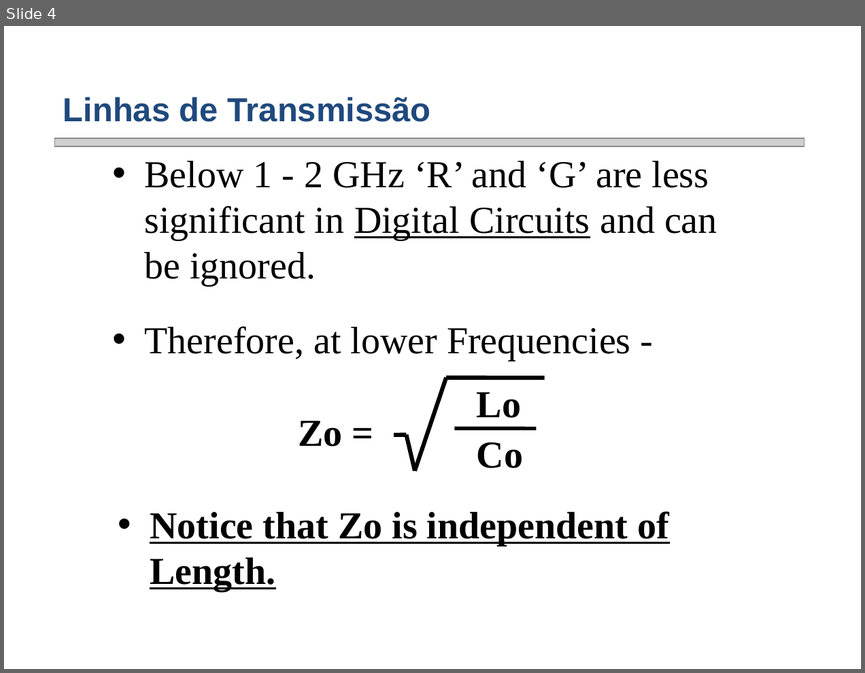
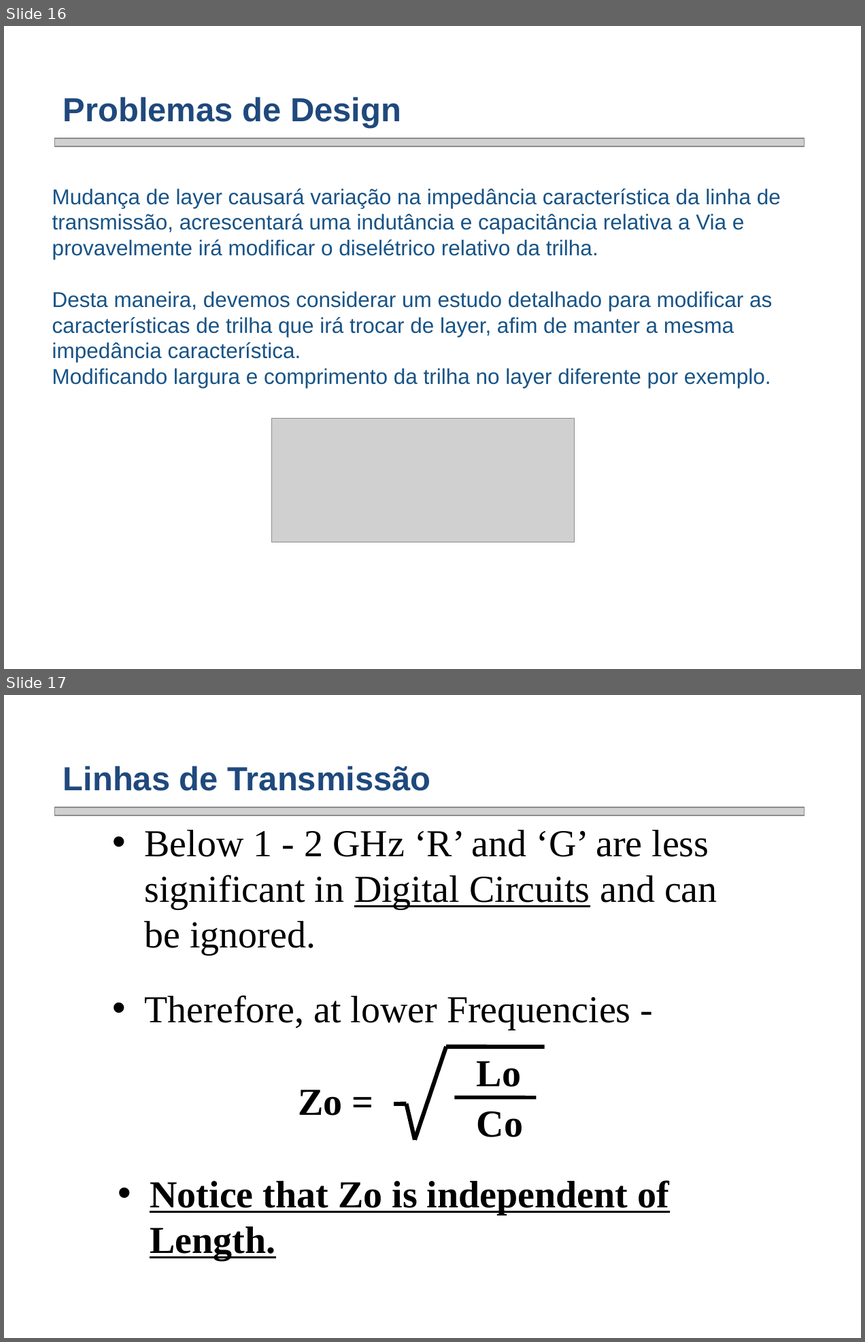
Before and after one commit to smarley2/PSE, a slide deck: Apresentação PSE/Transmission Lines PCB signal Integrity-draft.pptx. Shown one above the other, each under a label of ours: slide 4 before the commit, slides 16 and 17 after it. The pictures are 865x673 and 865x1342 pixels, drawn with LibreOffice and Linux fonts; fonts in the diff are those of the drawing; grey boxes stand for pictures; background and template pictures are left out. Boxes give left, top, right and bottom in pixels: in the first picture for what was removed or moved away, otherwise in the second. Text is boxed around its words. In the diff, an @@ line names an element or a change of style, - is before the commit and + after.

Commit message:
Atualizado apresentação. adicionado programa para simular a linha de transmissão.

```diff
--- a/Apresentação PSE/Transmission Lines PCB signal Integrity-draft.pptx
+++ b/Apresentação PSE/Transmission Lines PCB signal Integrity-draft.pptx
@@ slide 16 added at (4,26,861,669), background picture (left out) @@
@@ text added at (63,97,401,128), 28 pt, text #1F497D, bold @@
+Problemas de Design
@@ picture added at (54,138,804,147) @@
@@ text added at (52,188,781,388), 18 pt, text #175386 @@
+  Mudança de layer causará variação na impedância característica da linha de transmissão, acrescentará uma indutância e capacitância relativa a Via e provavelmente irá modificar o diselétrico relativo da trilha.
+  Desta maneira, devemos considerar um estudo detalhado para modificar as características de trilha que irá trocar de layer, afim de manter a mesma impedância característica.
+  Modificando largura e comprimento da trilha no layer diferente por exemplo.
@@ picture added at (271,418,574,542) @@
@@ what was slide 4 is now slide 17 @@
```
Also in this commit, not shown: 13 other slides added, 1 slide removed, 1 other file.
